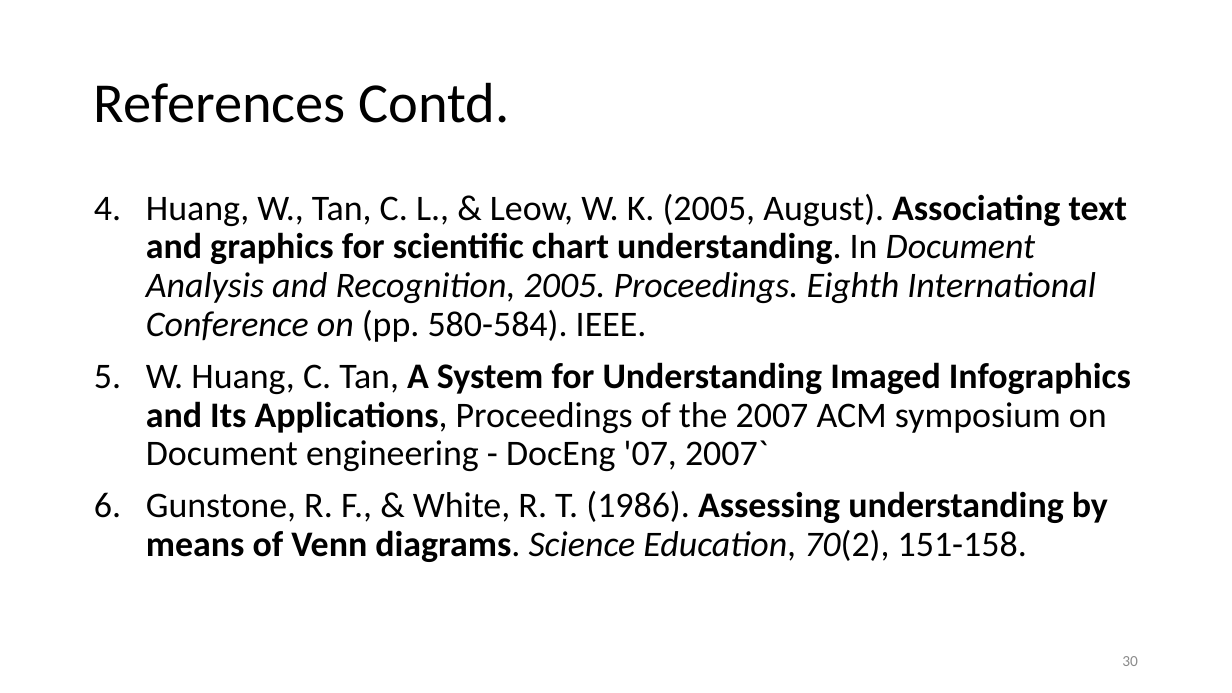
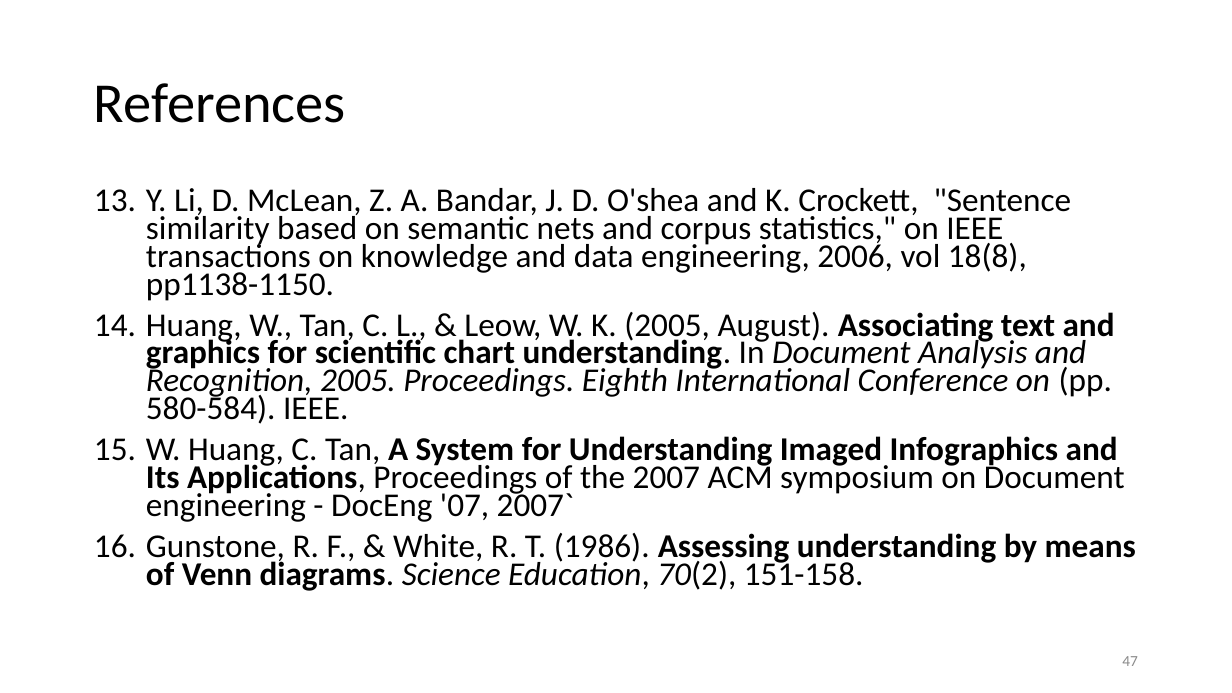
Before and after one commit to diunuge/Paper---Automatic-Assessment-of-Student-Answers-Consisting-of-Venn-and-Euler-Diagrams, a slide deck: slide 47 of MSc review/2/MSC review.pptx (slide 30 before the commit). Drawn at 1232x693 pixels with LibreOffice and Linux fonts; fonts in the diff are those of the drawing; background and template pictures are left out. Boxes give left, top, right and bottom in pixels: in the first picture for what was removed or moved away, otherwise in the second. Text is boxed around its words. In the diff, an @@ line names an element or a change of style, - is before the commit and + after.

```diff
--- a/MSc review/2/MSC review.pptx
+++ b/MSc review/2/MSC review.pptx
@@ title at (94,83,346,123): text changed @@
-References Contd.
+References
@@ text at (146,188,1072,301): paragraph added @@
+13. Y. Li, D. McLean, Z. A. Bandar, J. D. O'shea and K. Crockett, "Sentence similarity based on semantic nets and corpus statistics," on IEEE transactions on knowledge and data engineering, 2006, vol 18(8), pp1138-1150.
@@ text at (146,312,1136,591): size 28 to 25.9 pt in "Huang, W., Tan, C. L., & Leow, ...", "W. Huang, C. Tan, A System for ...", "Gunstone, R. F., & White, R. T. ..."; line spacing 0.9 to 0.7 @@
@@ page number at (1122,656,1138,666): text changed @@
-30
+47
```
Also in this commit, not shown: 13 other slides changed, 24 slides added, 7 slides removed, 6 other files.
